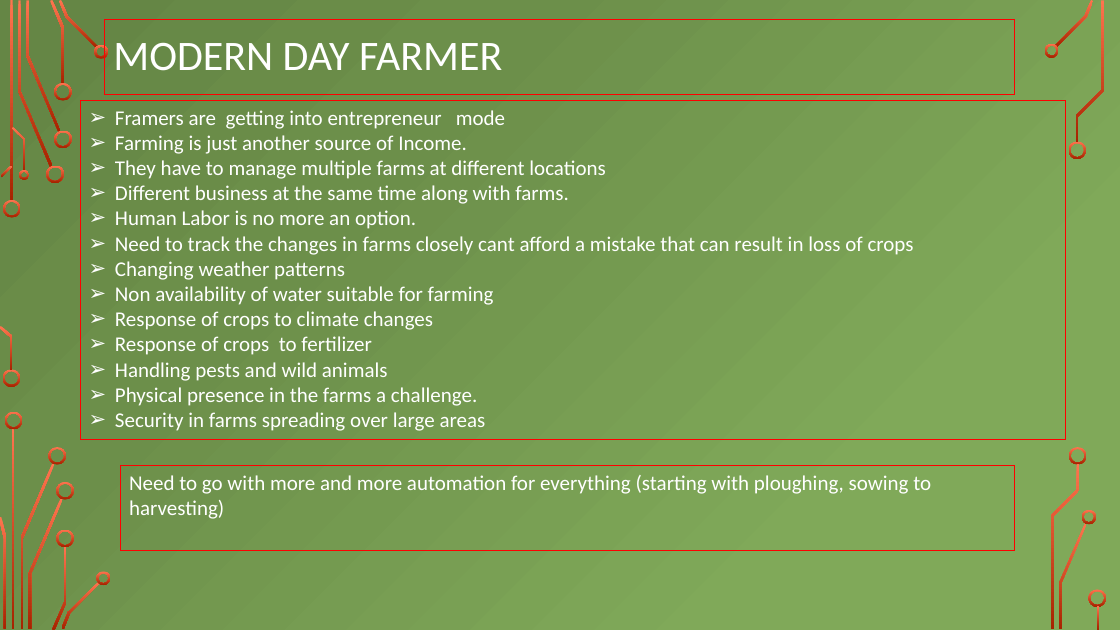
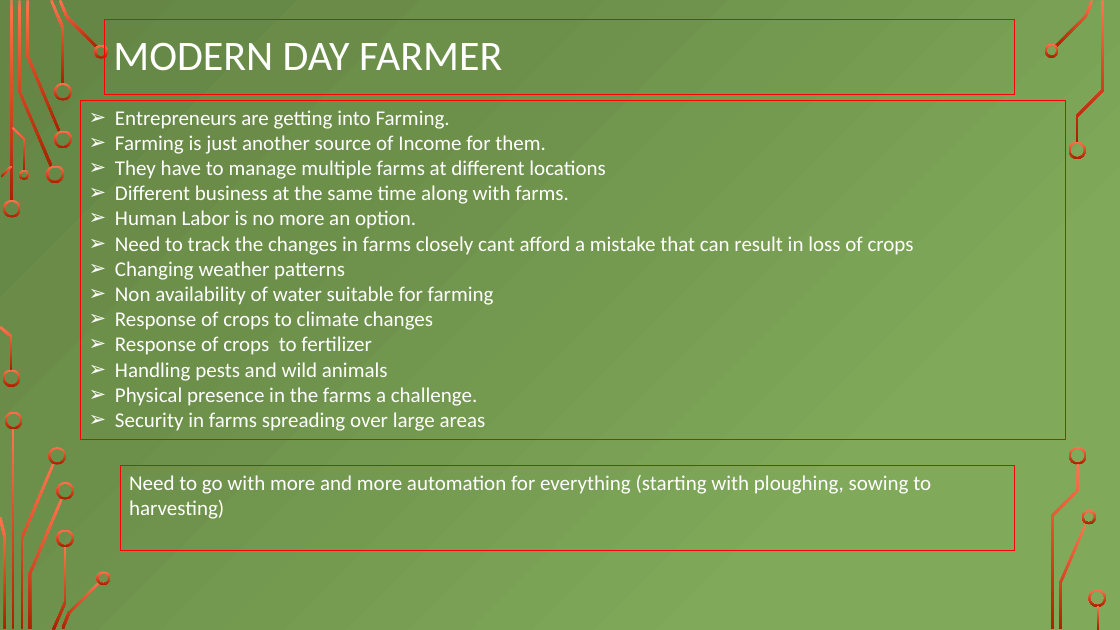
Before and after one commit to girishsukukumar/IoTWorkshop, a slide deck: slide 3 of Module-4.pptx (slide 2 before the commit). Drawn at 1120x630 pixels with LibreOffice and Linux fonts; fonts in the diff are those of the drawing; background and template pictures are left out. Boxes give left, top, right and bottom in pixels: in the first picture for what was removed or moved away, otherwise in the second. Text is boxed around its words. In the diff, an @@ line names an element or a change of style, - is before the commit and + after.

```diff
--- a/Module-4.pptx
+++ b/Module-4.pptx
@@ text in rectangle at (115, 110, 546, 154): text changed @@
-➢ Framers are getting into entrepreneur mode
-➢ Farming is just another source of Income.
+➢ Entrepreneurs are getting into Farming.
+➢ Farming is just another source of Income for them.
```
Also in this commit, not shown: 2 other slides changed, 11 slides added, 1 other file.
